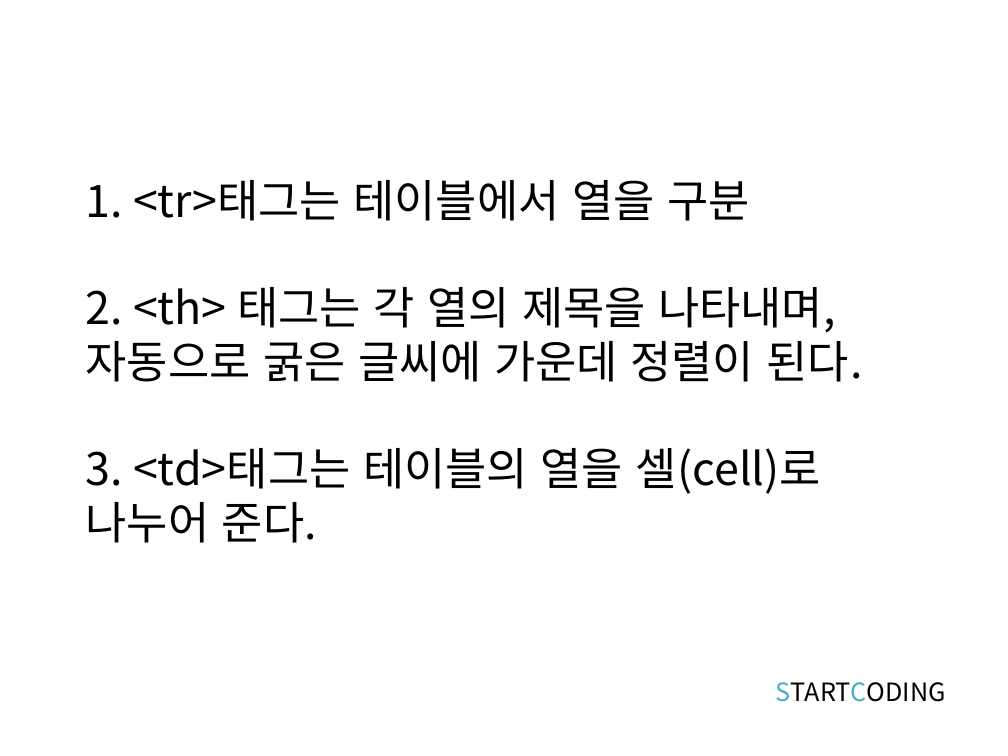
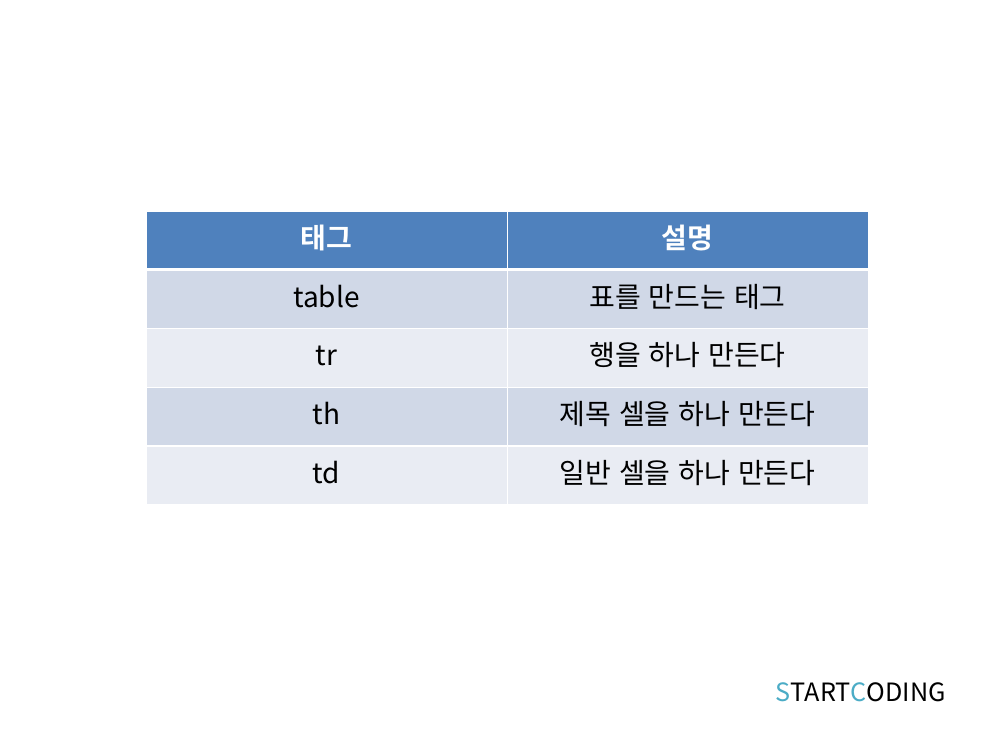
Before and after one commit to kwonkijun/web, a slide deck: slide 7 of 프론트엔드기초(PPT)/HTML5 4강_목록태그.pptx. Drawn at 1008x756 pixels with LibreOffice and Linux fonts; fonts in the diff are those of the drawing. Boxes give left, top, right and bottom in pixels: in the first picture for what was removed or moved away, otherwise in the second. Text is boxed around its words. In the diff, an @@ line names an element or a change of style, - is before the commit and + after.

```diff
--- a/프론트엔드기초(PPT)/HTML5 4강_목록태그.pptx
+++ b/프론트엔드기초(PPT)/HTML5 4강_목록태그.pptx
@@ title removed at bbox=[86, 180, 863, 543] @@
-1. <tr>태그는 테이블에서 열을 구분
-2. <th> 태그는 각 열의 제목을 나타내며, 자동으로 굵은 글씨에 가운데 정렬이 된다.
-3. <td>태그는 테이블의 열을 셀(cell)로 나누어 준다.
@@ table added at bbox=[146, 212, 868, 505], 5 rows, 2 columns @@
+태그 | 설명
+table | 표를 만드는 태그
+tr | 행을 하나 만든다
+th | 제목 셀을 하나 만든다
+td | 일반 셀을 하나 만든다
```
Also in this commit, not shown: 5 other slides changed, 1 slide added, 13 other files.
